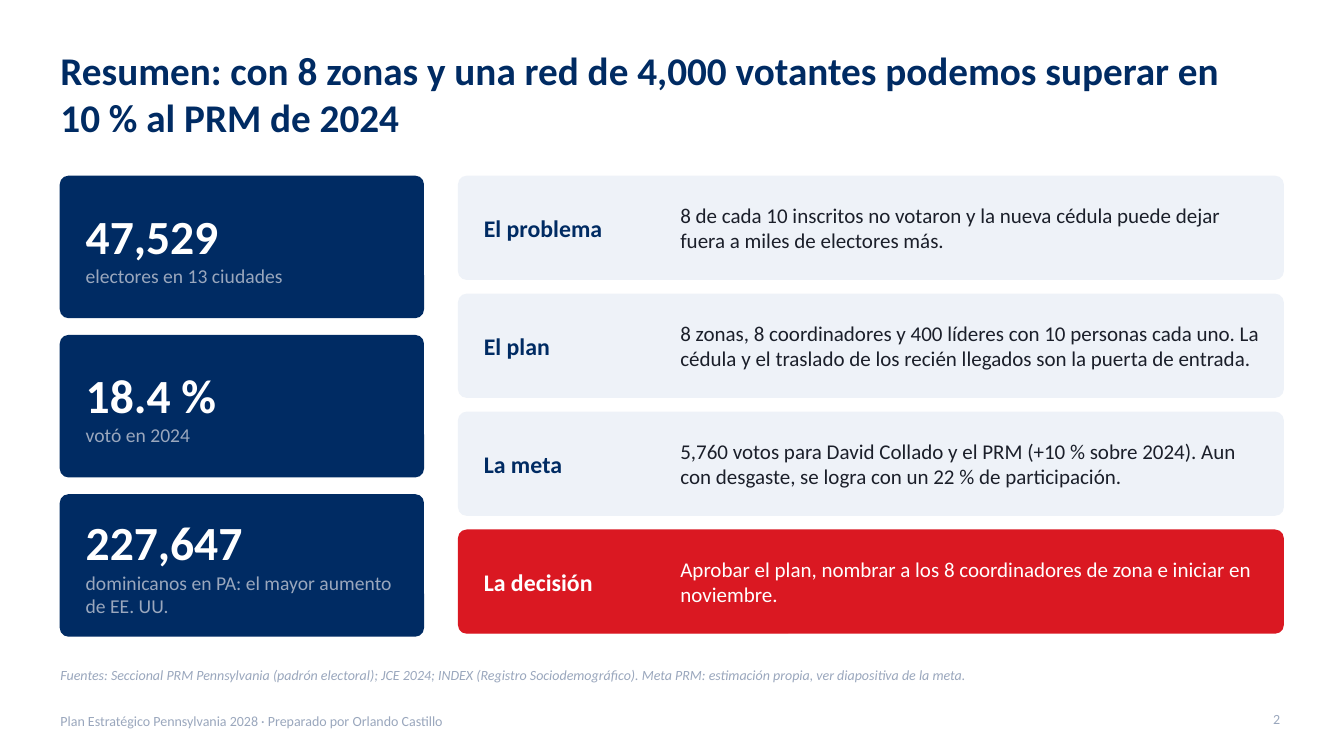
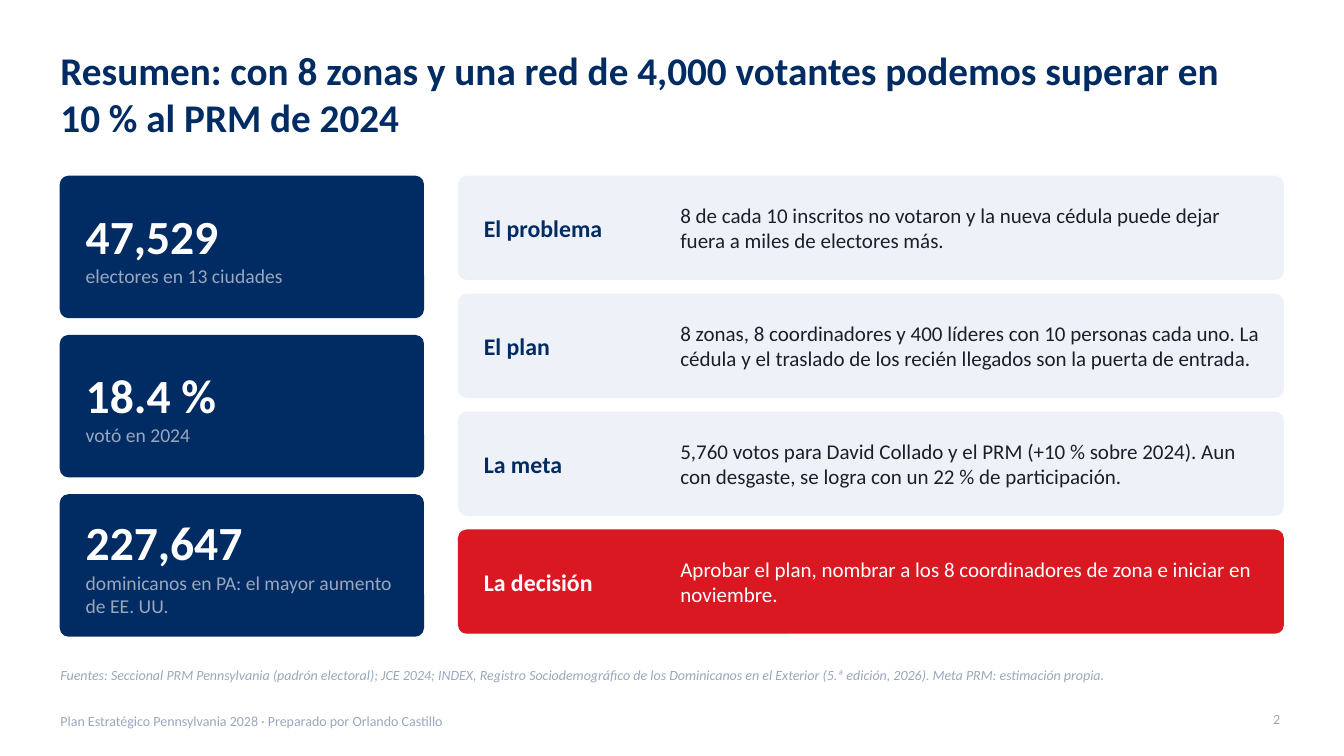
Before and after one commit to rcastillo9556/pdf-toolkit, a slide deck: slide 2 of presentaciones/Plan_Estrategico_Pennsylvania_2028.pptx. Drawn at 1344x756 pixels with LibreOffice and Linux fonts; fonts in the diff are those of the drawing. Boxes give left, top, right and bottom in pixels: in the first picture for what was removed or moved away, otherwise in the second. Text is boxed around its words. In the diff, an @@ line names an element or a change of style, - is before the commit and + after.

```diff
--- a/presentaciones/Plan_Estrategico_Pennsylvania_2028.pptx
+++ b/presentaciones/Plan_Estrategico_Pennsylvania_2028.pptx
@@ text at [60,670,1104,682]: text changed @@
-Fuentes: Seccional PRM Pennsylvania (padrón electoral); JCE 2024; INDEX (Registro Sociodemográfico). Meta PRM: estimación propia, ver diapositiva de la meta.
+Fuentes: Seccional PRM Pennsylvania (padrón electoral); JCE 2024; INDEX, Registro Sociodemográfico de los Dominicanos en el Exterior (5.ª edición, 2026). Meta PRM: estimación propia.
```
Also in this commit, not shown: 2 other slides changed, 2 other files.
